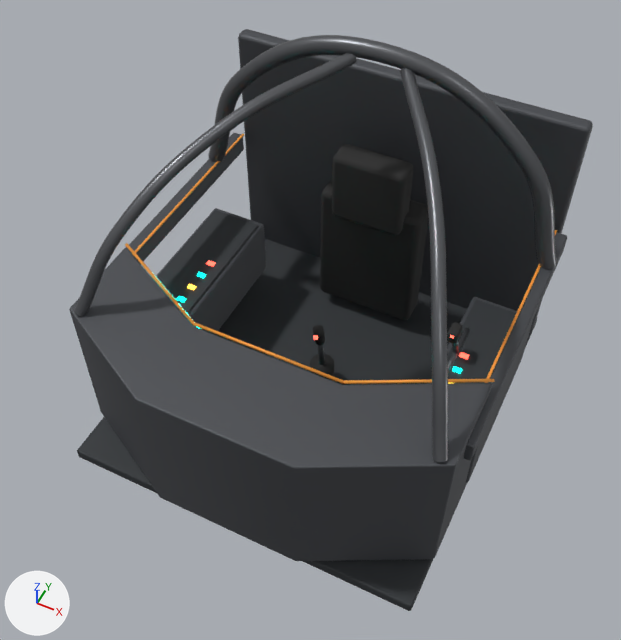
A saved change to the glTF model src/assets/models/cockpit/cockpit.glb.
The view is the same before and after, from a 50 mm camera at (1.14, -2.62, 2.6) aimed at (0.03, -0.38, -0.19). Every picture has the same lights, and +X, +Y and +Z are marked at lower left. The older version comes first. Where no turn or scale is listed for an object, it has been applied to the vertices.

The first picture shows 'Bulkhead', 'ConsoleTop_L', 'ConsoleTop_R', 'Console_L', 'Dashboard', 'Floor', 'Headrest', 'Pillar_L', 'Pillar_R', 'RearHoop', 'SeatBack', 'Sill_R' and 15 more.
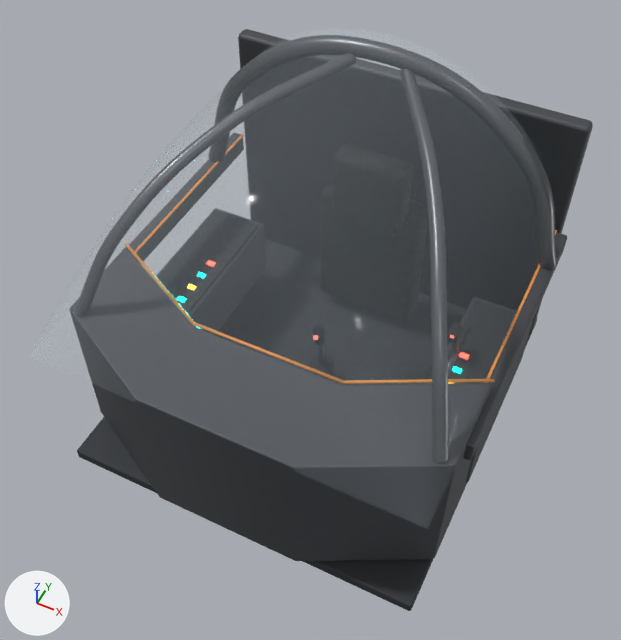
Commit message: cockpit glass

Changed parts and their boxes [x1, y1, x2, y2] in the pictures (621 x 640 px):
'Canopy_Glass', added
    after: [28, 28, 556, 529]

The change in detail:
Material 'Cockpit_Glass' (mat_cockpit_glass) is new.
Its base color is (0.75, 0.85, 0.95) (pale blue #e1edf9).
Its roughness is 0.05.
Its alpha is 0.08.
Mesh me_canopy_glass_001 is new.
It has 1189 vertices, 2240 faces and spans x -0.86..0.86, y -1.15..0.36, z -0.08..0.78.
It uses material mat_cockpit_glass (pale blue #e1edf9).
Object 'Canopy_Glass' (ob_canopy_glass) is new; it shows me_canopy_glass_001.
Its location is (0.0, 0.0, 0.0).
